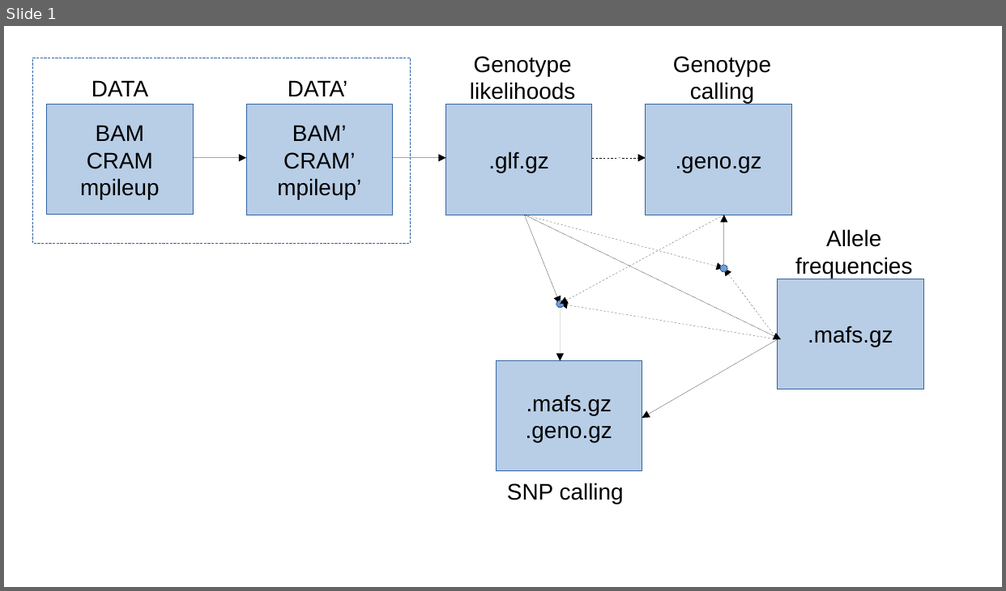
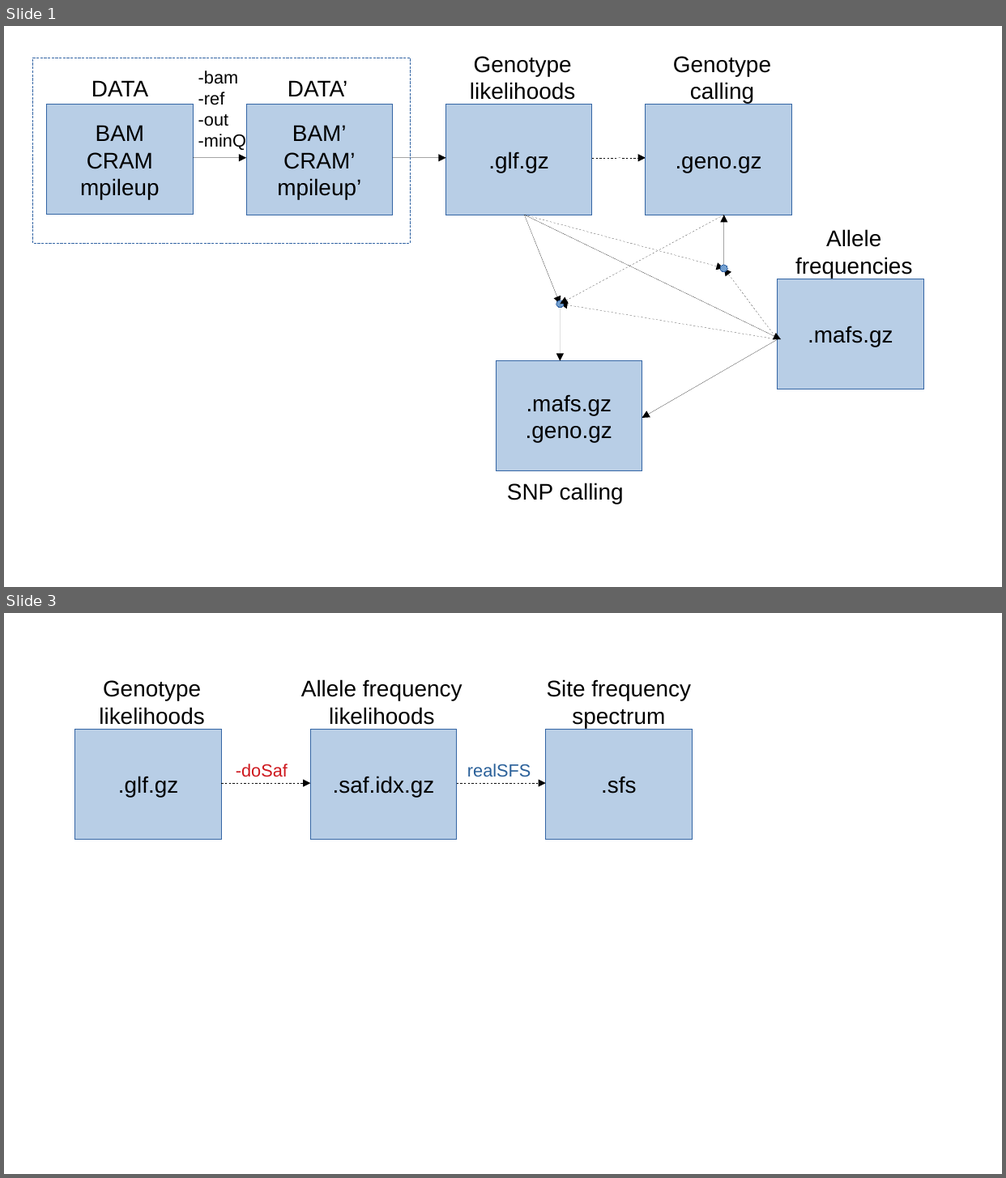
Before and after one commit to mfumagalli/Copenhagen, a slide deck: Files/angsd_wflow.odp. Shown one above the other, each under a label of ours: slide 1 before the commit, slides 1 and 3 after it; the slides between them are not shown. The pictures are 1006x591 and 1006x1178 pixels, drawn with LibreOffice and Linux fonts; fonts in the diff are those of the drawing. Boxes give left, top, right and bottom in pixels: in the first picture for what was removed or moved away, otherwise in the second. Text is boxed around its words. In the diff, an @@ line names an element or a change of style, - is before the commit and + after.

```diff
--- a/Files/angsd_wflow.odp
+++ b/Files/angsd_wflow.odp
@@ slide 3 added at [4,613,1002,1174], background #FFFFFF @@
@@ text added at [99,680,204,725], 18 pt, text #000000 @@
+Genotype likelihoods
@@ text added at [301,679,462,725], 18 pt, text #000000 @@
+Allele frequency likelihoods
@@ text added at [547,679,691,728], 18 pt, text #000000 @@
+Site frequency spectrum
@@ rectangle added at [75,729,221,839], fill #729FCF at 50% opacity, outline #3465A4 0 pt, 18 pt, text #000000 @@
+.glf.gz
@@ rectangle added at [311,729,457,839], fill #729FCF at 50% opacity, outline #3465A4 0 pt, 18 pt, text #000000 @@
+.saf.idx.gz
@@ rectangle added at [546,730,692,841], fill #729FCF at 50% opacity, outline #3465A4 0 pt, 18 pt, text #000000 @@
+.sfs
@@ text added at [236,764,288,777], 14 pt, text #CE181E @@
+-doSaf
@@ text added at [467,764,531,777], 14 pt, text #2A6099 @@
+realSFS
@@ arrow added from (221, 783) to (311, 783), #000000 0 pt @@
@@ arrow added from (457, 783) to (546, 783), #000000 0 pt @@
@@ slide 1 changed as well @@
@@ text added at [198,71,246,150], 14 pt, text #000000 @@
+-bam
+-ref
+-out
+-minQ
```
Also in this commit, not shown: 3 other slides added, 4 other files.
